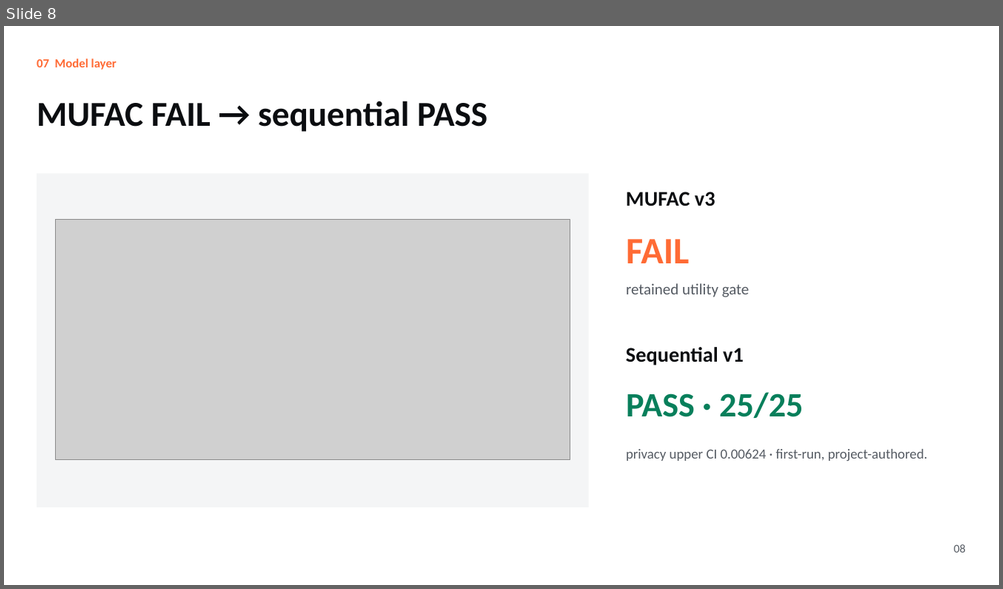
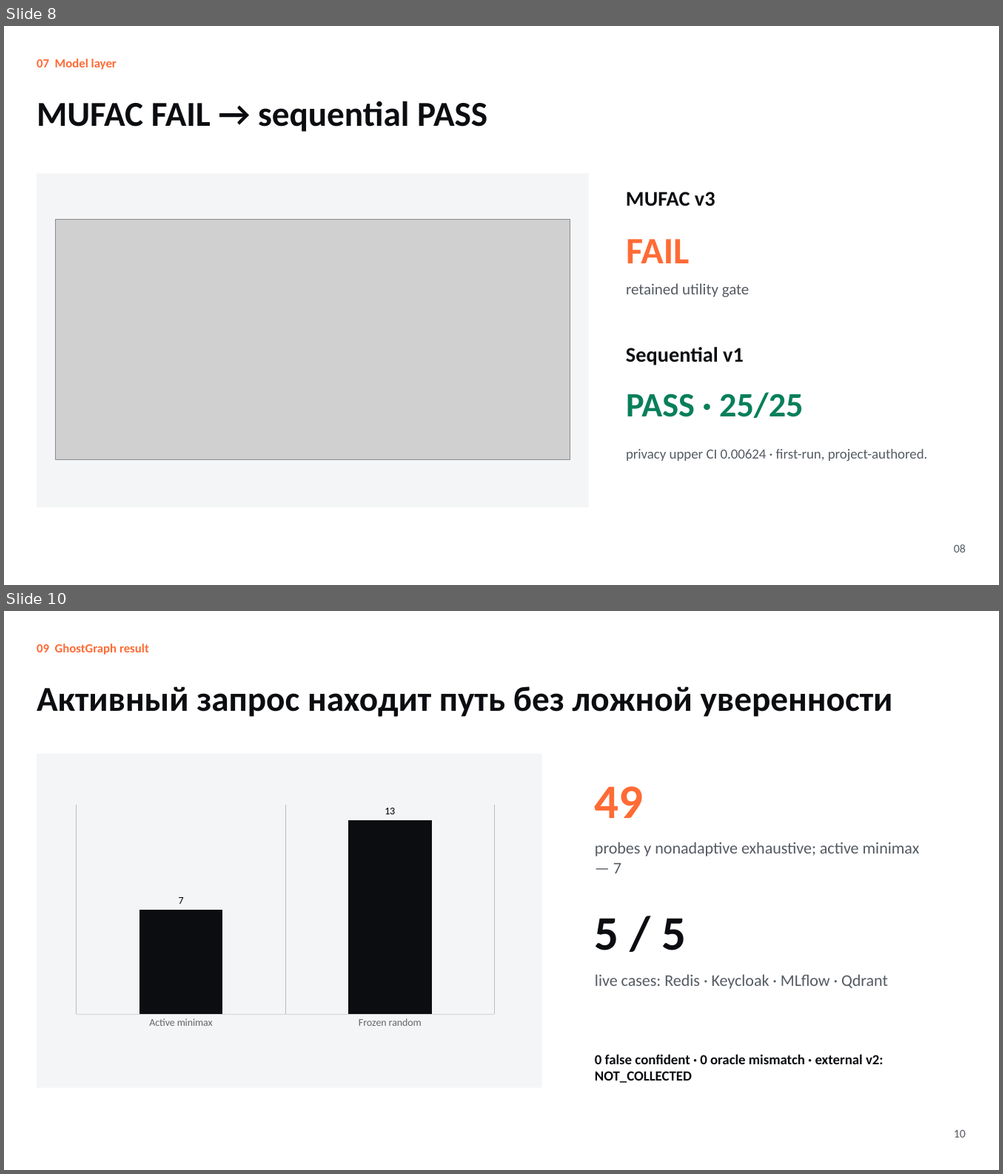
Before and after one commit to nazkari86-lab/erasemap, a slide deck: competition/EraSeMap_RKNP_ISEF_RU.pptx. Shown one above the other, each under a label of ours: slide 8 before the commit, slides 8 and 10 after it; the slides between them are not shown. The pictures are 1003x589 and 1003x1174 pixels, drawn with LibreOffice and Linux fonts; fonts in the diff are those of the drawing; grey boxes stand for pictures. Boxes give left, top, right and bottom in pixels: in the first picture for what was removed or moved away, otherwise in the second. Text is boxed around its words. In the diff, an @@ line names an element or a change of style, - is before the commit and + after.

Commit message:
docs: synchronize papers and defense deck with GhostGraph v2

```diff
--- a/competition/EraSeMap_RKNP_ISEF_RU.pptx
+++ b/competition/EraSeMap_RKNP_ISEF_RU.pptx
@@ slide 10 added at (4, 611, 999, 1170), background #FFFFFF @@
@@ text added at (37, 644, 149, 655), 12 pt, text #FF6B35, bold @@
+09 GhostGraph result
@@ text added at (37, 686, 893, 717), 33.8 pt, text #0B0D10, bold @@
+Активный запрос находит путь без ложной уверенности
@@ rectangle added at (37, 755, 542, 1088), fill #F4F5F6 @@
@@ text added at (595, 786, 643, 818), 46.5 pt, text #FF6B35, bold @@
+49
@@ column chart added at (68, 800, 503, 1034) @@
+categories: Active minimax, Frozen random
+Series 1: 7, 13
@@ text added at (595, 842, 919, 874), 15.8 pt, text #555B63 @@
+probes у nonadaptive exhaustive; active minimax — 7
@@ text added at (595, 918, 686, 951), 46.5 pt, text #0B0D10, bold @@
+5 / 5
@@ text added at (595, 974, 888, 989), 15.8 pt, text #555B63 @@
+live cases: Redis · Keycloak · MLflow · Qdrant
@@ text added at (595, 1054, 883, 1083), 13.5 pt, text #0B0D10, bold @@
+0 false confident · 0 oracle mismatch · external v2: NOT_COLLECTED
@@ text added at (953, 1130, 965, 1138), 11.2 pt, text #555B63 @@
+10
```
Also in this commit, not shown: 2 slides changed, 2 other slides added, 1 slide removed, 11 other files.
